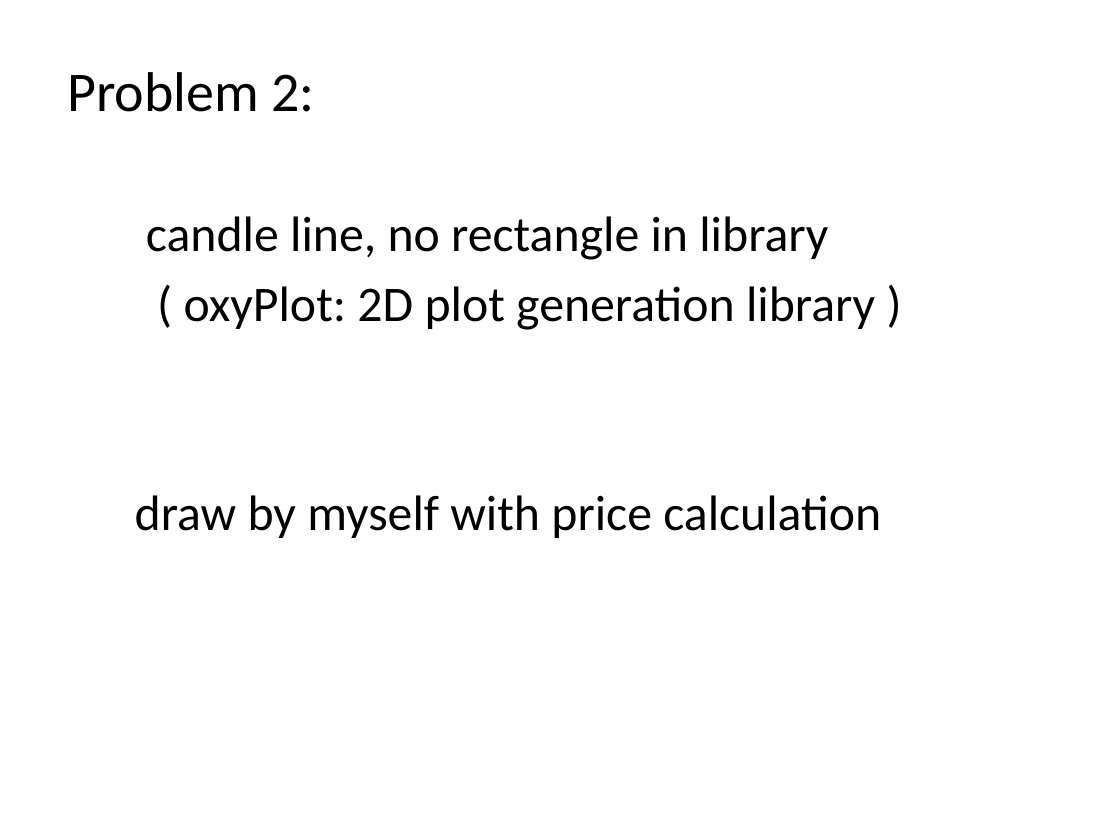
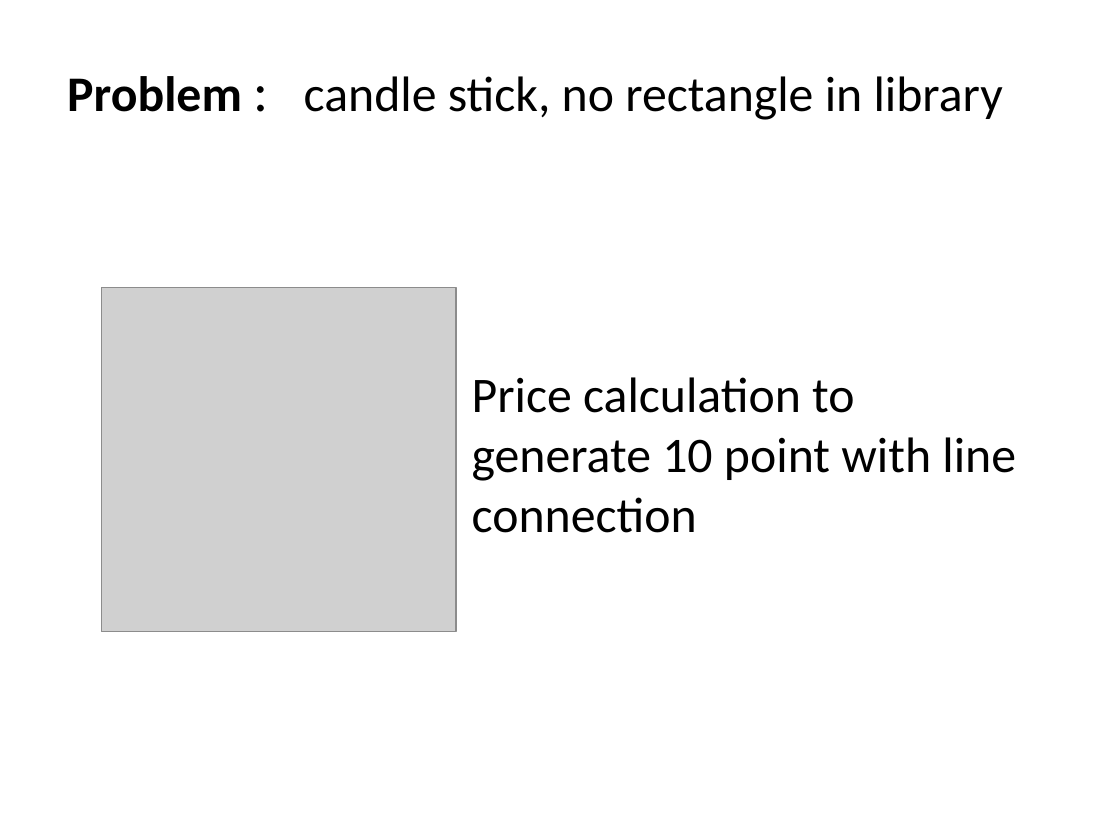
Before and after one commit to IPD8-guofeng/dotnet-group-project, a slide deck: slide 6 of Stock trade and analyst system.pptx. Drawn at 1120x840 pixels with LibreOffice and Linux fonts; fonts in the diff are those of the drawing; grey boxes stand for pictures. Boxes give left, top, right and bottom in pixels: in the first picture for what was removed or moved away, otherwise in the second. Text is boxed around its words. In the diff, an @@ line names an element or a change of style, - is before the commit and + after.

```diff
--- a/Stock trade and analyst system.pptx
+++ b/Stock trade and analyst system.pptx
@@ text at <box>67,76,1003,120</box>: text changed @@
-Problem 2:
-candle line, no rectangle in library
-( oxyPlot: 2D plot generation library )
-draw by myself with price calculation
+Problem : candle stick, no rectangle in library
@@ picture added at <box>102,288,457,632</box> @@
@@ text added at <box>472,377,1016,533</box>, 32 pt, text #000000 @@
+Price calculation to generate 10 point with line connection
```
Also in this commit, not shown: 5 other slides changed, 1 slide added, 3 other files.
